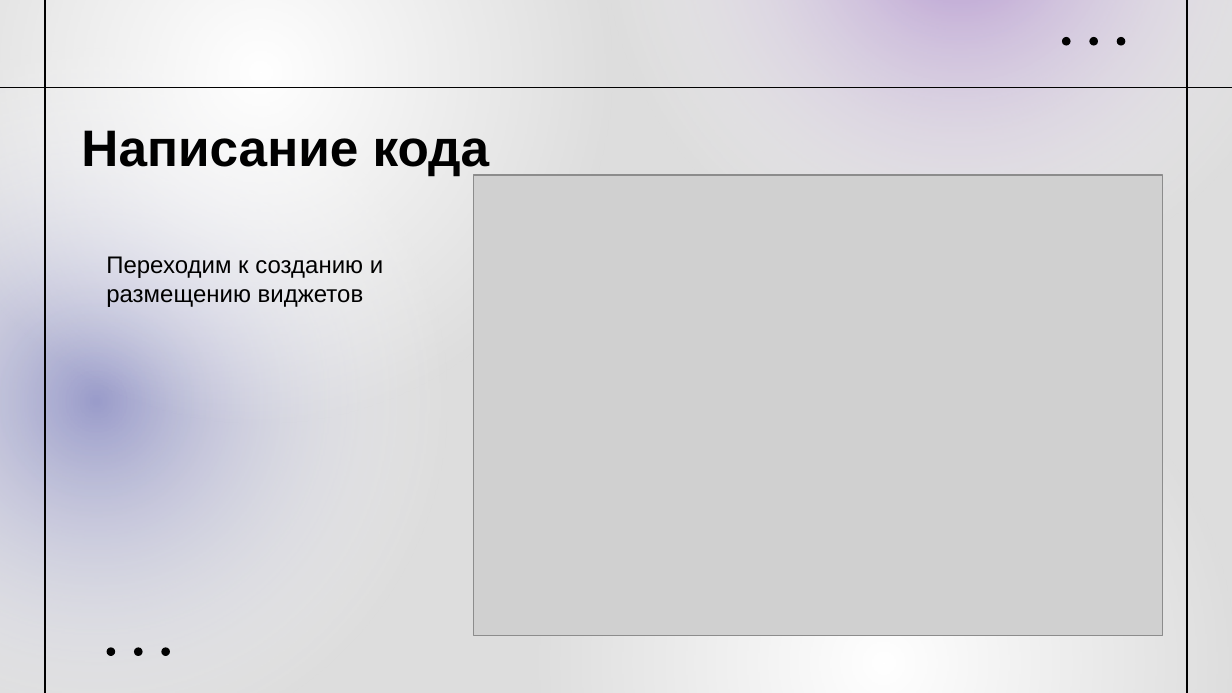
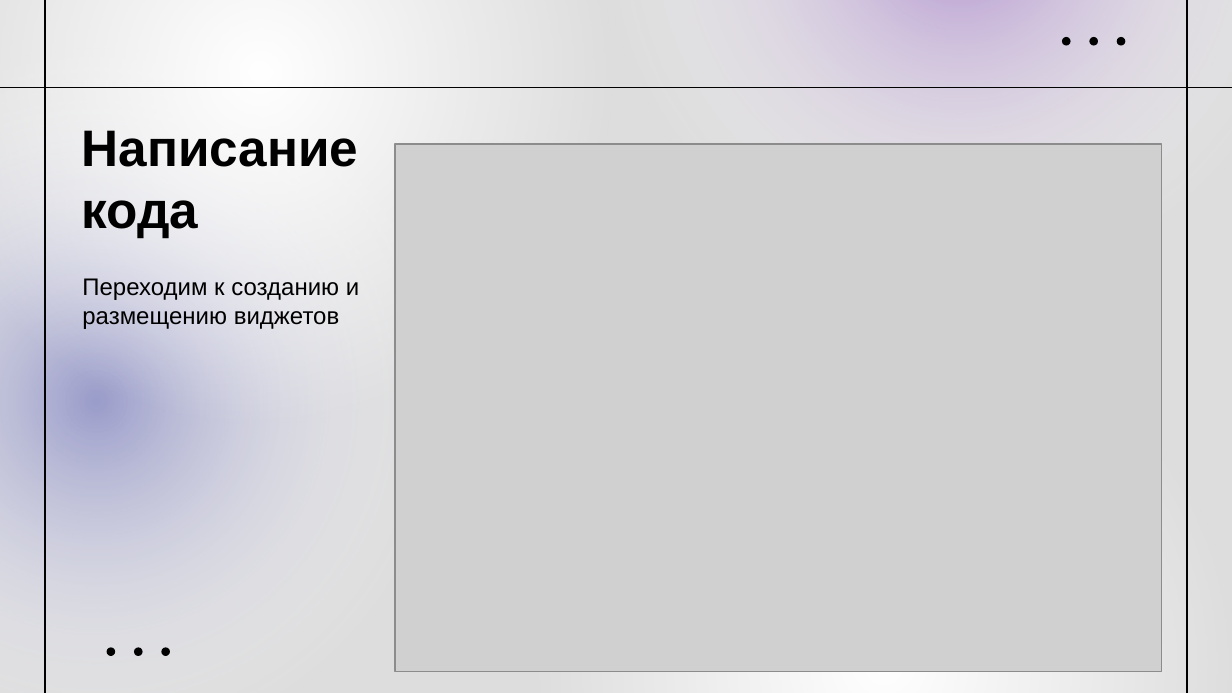
Before and after one commit to MariaPogorelova/converter, a slide deck: slide 7 of Pogorelova_converter.pptx. Drawn at 1232x693 pixels with LibreOffice and Linux fonts; fonts in the diff are those of the drawing; grey boxes stand for pictures. Boxes give left, top, right and bottom in pixels: in the first picture for what was removed or moved away, otherwise in the second. Text is boxed around its words. In the diff, an @@ line names an element or a change of style, - is before the commit and + after.

```diff
--- a/Pogorelova_converter.pptx
+++ b/Pogorelova_converter.pptx
@@ text at (81, 130, 358, 238): text changed @@
-Написание кода
+Написание
+кода
@@ picture: place and size @@
-picture at (473, 175, 1162, 636)
+picture at (395, 144, 1162, 671)
@@ text "Переходим к созданию и размещению ...": place and size @@
-text "Переходим к созданию и размещению ..." at (106, 256, 383, 307)
+text "Переходим к созданию и размещению ..." at (82, 278, 359, 329)
```
Also in this commit, not shown: 2 other slides changed, 5 slides added.
